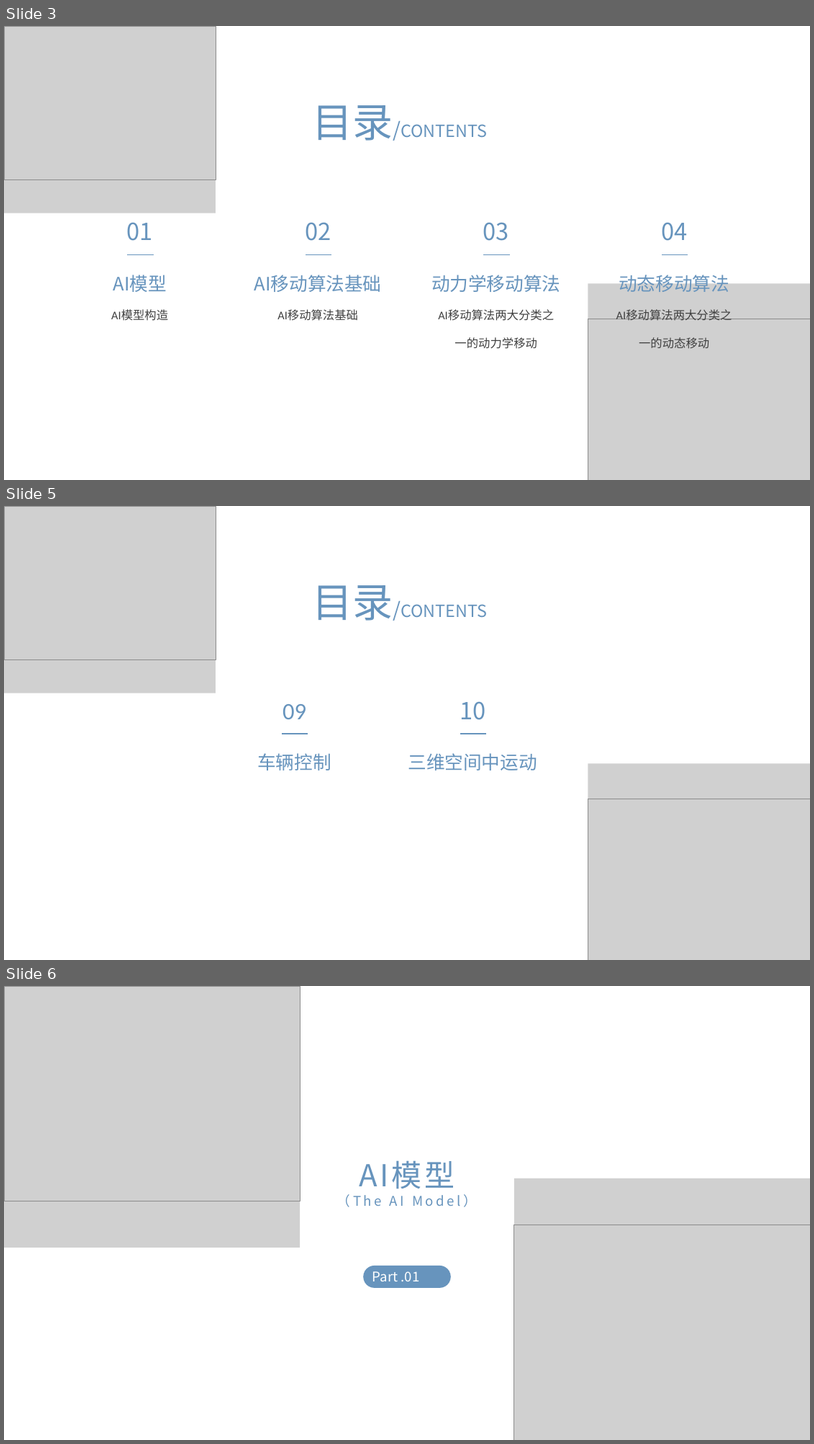
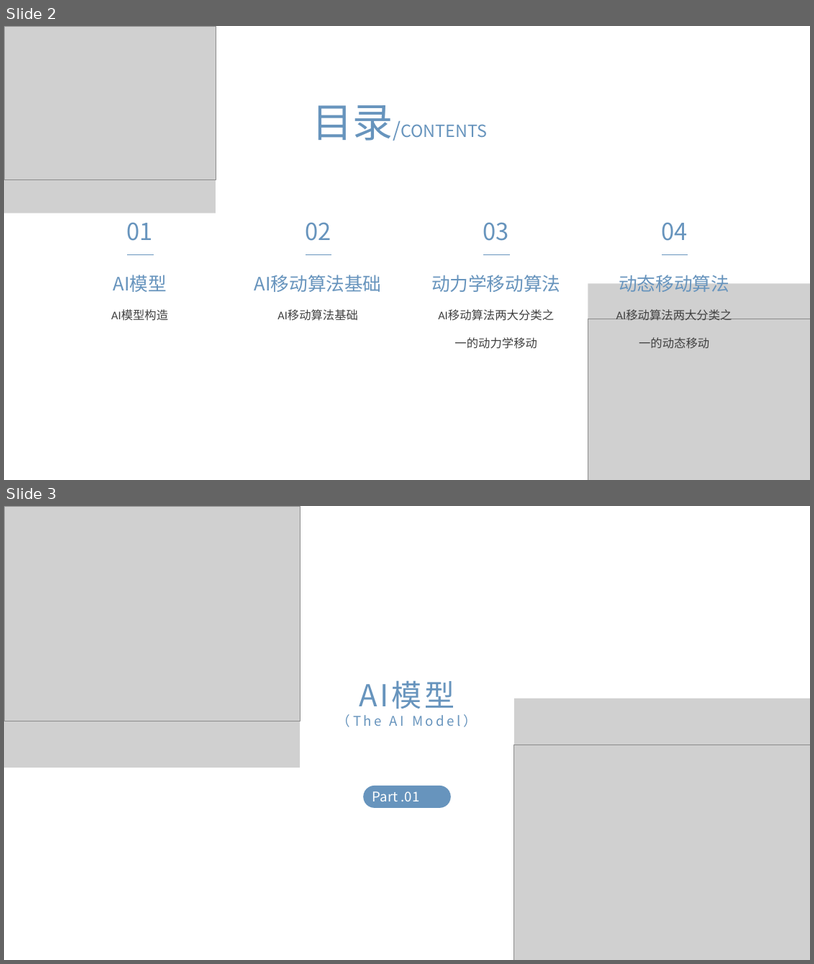
Before and after one commit to HongYD/AIForGames, a slide deck: MovementAI.pptx. Shown one above the other, each under a label of ours: slides 3, 5 and 6 before the commit, slides 2 and 3 after it; the slides between them are not shown. The pictures are 814x1444 and 814x964 pixels, drawn with LibreOffice and Linux fonts; fonts in the diff are those of the drawing; grey boxes stand for pictures. Boxes give left, top, right and bottom in pixels: in the first picture for what was removed or moved away, otherwise in the second. Text is boxed around its words. In the diff, an @@ line names an element or a change of style, - is before the commit and + after.

```diff
--- a/MovementAI.pptx
+++ b/MovementAI.pptx
@@ slide 5 removed at [4, 506, 810, 960], background #FFFFFF @@
@@ picture removed at [4, 506, 216, 693] @@
@@ picture removed at [4, 506, 216, 659] @@
@@ text removed at [312, 585, 487, 620] @@
-目录/CONTENTS
@@ text removed at [283, 704, 306, 719] @@
-09
@@ text removed at [460, 701, 486, 720] @@
-10
@@ line removed from (309, 734) to (282, 734) @@
@@ line removed from (486, 734) to (460, 734) @@
@@ text removed at [257, 753, 332, 770] @@
-车辆控制
@@ text removed at [408, 753, 537, 770] @@
-三维空间中运动
@@ picture removed at [589, 764, 810, 960] @@
@@ picture removed at [589, 798, 810, 960] @@
@@ what was slide 3 is now slide 2 @@
@@ what was slide 6 is now slide 3 @@
```
Also in this commit, not shown: 2 slides changed, 11 slides added, 1 other slide removed.
